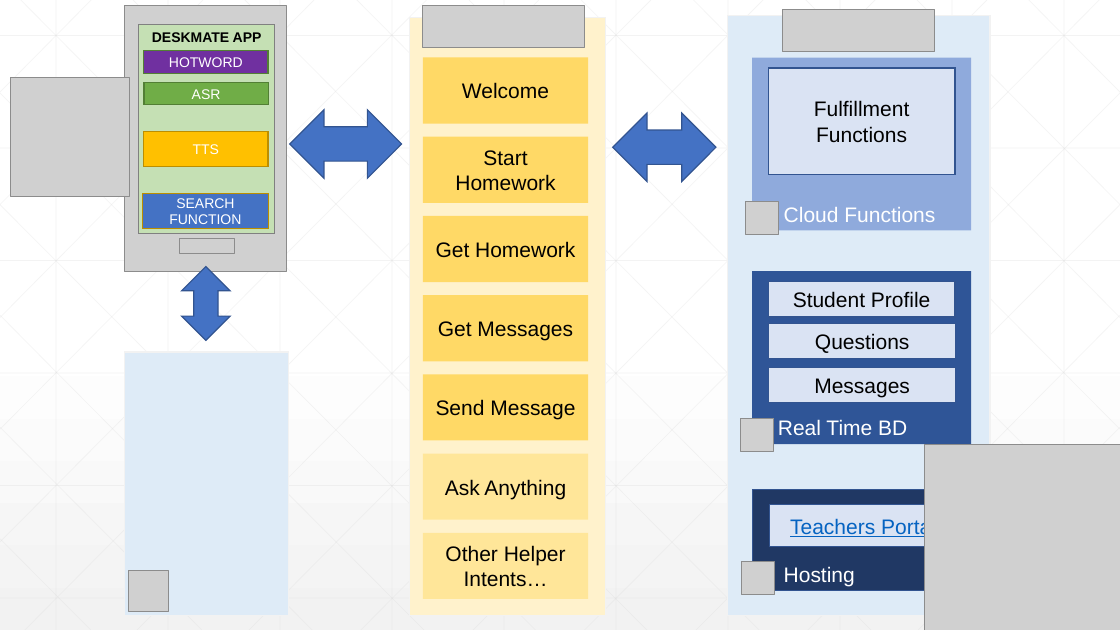
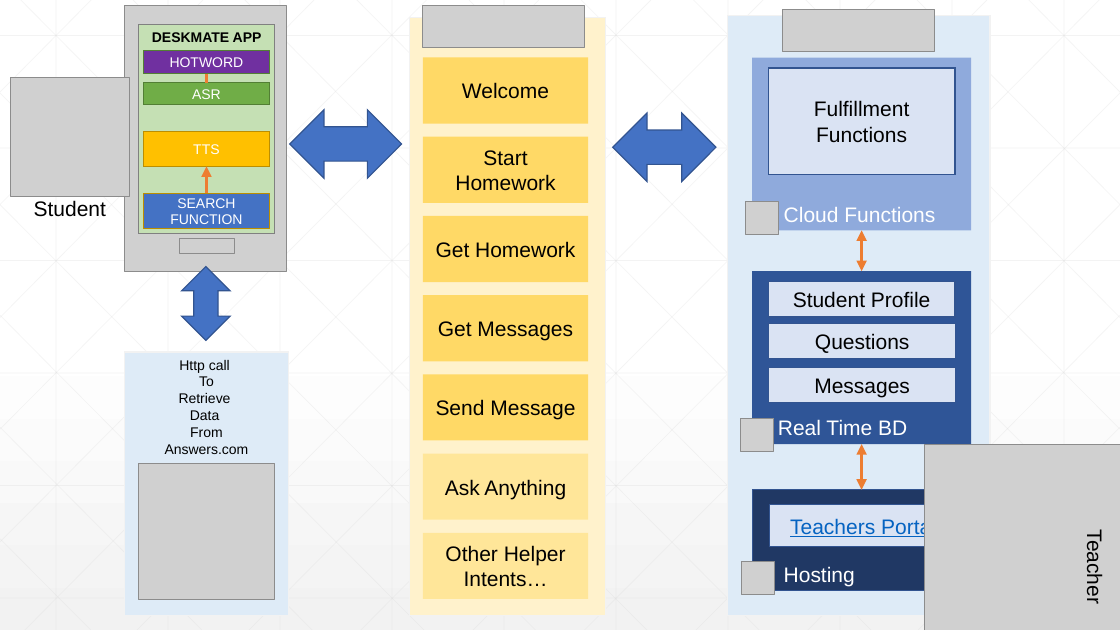
Before and after one commit to c0j0s/Deskmate, a slide deck: slide 1 of Architecture diagram/Deskmate SA diagram.pptx. Drawn at 1120x630 pixels with LibreOffice and Linux fonts; fonts in the diff are those of the drawing; grey boxes stand for pictures. Boxes give left, top, right and bottom in pixels: in the first picture for what was removed or moved away, otherwise in the second. Text is boxed around its words. In the diff, an @@ line names an element or a change of style, - is before the commit and + after.

```diff
--- a/Architecture diagram/Deskmate SA diagram.pptx
+++ b/Architecture diagram/Deskmate SA diagram.pptx
@@ line added from (207, 74) to (207, 83), #ED7D31 3 pt @@
@@ arrow added from (207, 193) to (207, 166), #ED7D31 3 pt @@
@@ text added at (34, 200, 106, 217), 18 pt, text #000000 @@
+Student
@@ double arrow added from (862, 230) to (862, 271), #ED7D31 3 pt @@
@@ text in rectangle at (165, 360, 249, 454): text added @@
+Http call
+To
+Retrieve
+Data
+From
+Answers.com
@@ double arrow added from (862, 444) to (862, 490), #ED7D31 3 pt @@
@@ picture added at (139, 464, 275, 600) @@
@@ text added at (1083, 537, 1106, 603), 18 pt, text #000000 @@
+Teacher
@@ picture removed at (128, 571, 168, 611) @@
```
Also in this commit, not shown: 2 other files.
